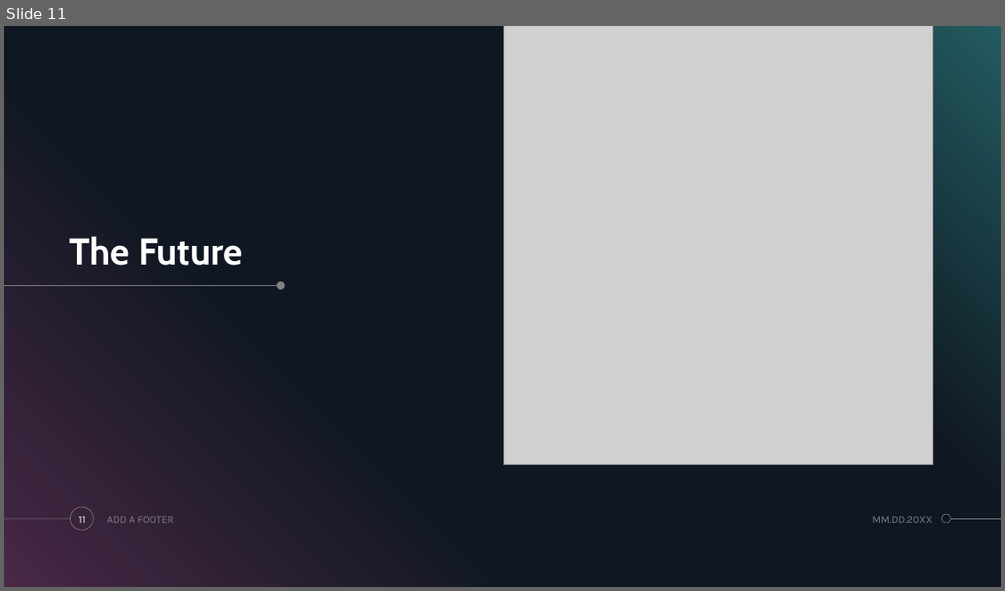
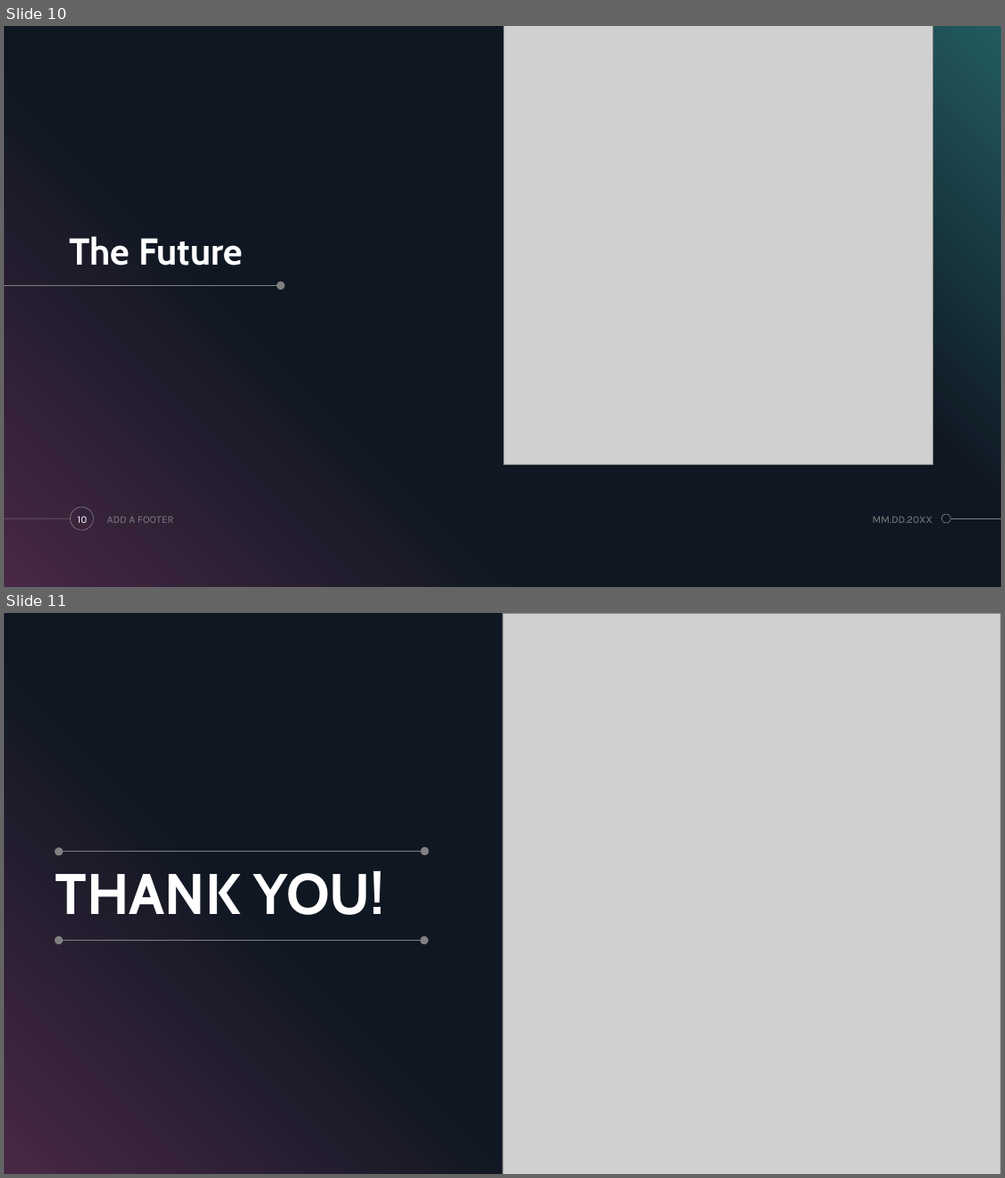
Before and after one commit to LiuWenJia-ops/PresentationInCam, a slide deck: LSY/LSY.pptx. Shown one above the other, each under a label of ours: slide 11 before the commit, slides 10 and 11 after it. The pictures are 1005x591 and 1005x1178 pixels, drawn with LibreOffice and Linux fonts; fonts in the diff are those of the drawing; grey boxes stand for pictures. Boxes give left, top, right and bottom in pixels: in the first picture for what was removed or moved away, otherwise in the second. Text is boxed around its words. In the diff, an @@ line names an element or a change of style, - is before the commit and + after.

```diff
--- a/LSY/LSY.pptx
+++ b/LSY/LSY.pptx
@@ slide 11 added at (4, 613, 1001, 1174), background #000000; not listed: 4 template elements that a slide beside it also shows @@
@@ picture added at (502, 613, 1001, 1174) @@
@@ ellipse added at (55, 847, 63, 855), fill #808080 @@
@@ line added from (423, 851) to (61, 851), #808080 0.5 pt @@
@@ ellipse added at (421, 847, 429, 855), fill #808080 @@
@@ title added at (56, 871, 384, 915), 55 pt, text #FFFFFF, bold @@
+THANK YOU!
@@ ellipse added at (55, 936, 63, 944), fill #808080 @@
@@ line added from (423, 940) to (61, 940), #808080 0.5 pt @@
@@ ellipse added at (421, 936, 429, 944), fill #808080 @@
@@ what was slide 11 is now slide 10 @@
@@ page number at (77, 516, 87, 523): text changed @@
-11
+10
```
Also in this commit, not shown: 1 slide changed, 1 other slide added, 3 slides removed, 1 other file.
